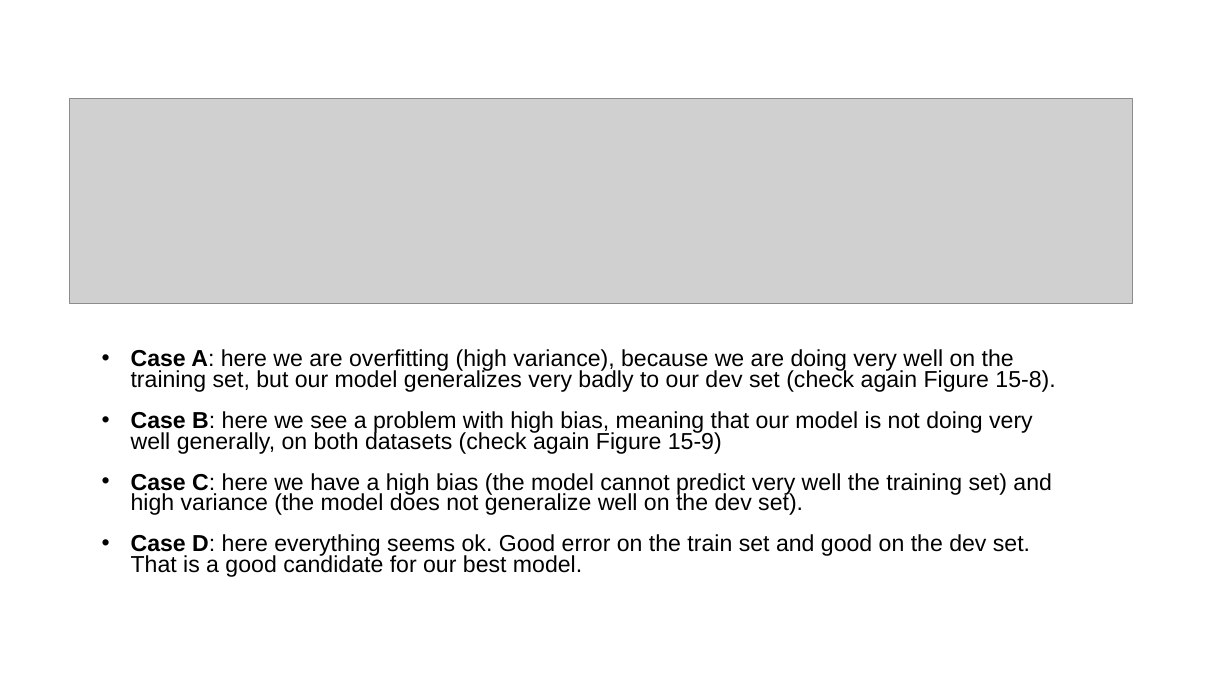
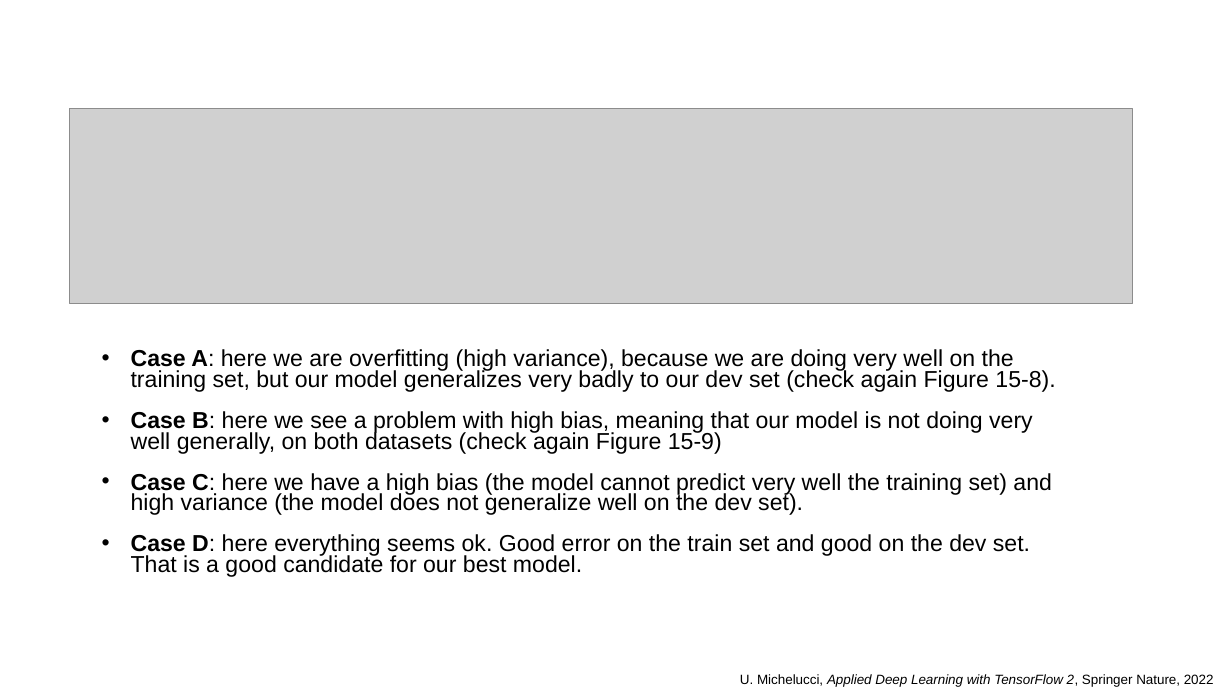
Before and after one commit to toelt-llc/MSCA-ITN-PARENT, a slide deck: slide 14 of DETERMINED2022/Introduction to model validation and unbalanced datasets/DETERMINED2022-toelt-Model_Validation_lecture_michelucci.pptx (slide 12 before the commit). Drawn at 1232x693 pixels with LibreOffice and Linux fonts; fonts in the diff are those of the drawing; grey boxes stand for pictures; background and template pictures are left out. Boxes give left, top, right and bottom in pixels: in the first picture for what was removed or moved away, otherwise in the second. Text is boxed around its words. In the diff, an @@ line names an element or a change of style, - is before the commit and + after.

```diff
--- a/DETERMINED2022/Introduction to model validation and unbalanced datasets/DETERMINED2022-toelt-Model_Validation_lecture_michelucci.pptx
+++ b/DETERMINED2022/Introduction to model validation and unbalanced datasets/DETERMINED2022-toelt-Model_Validation_lecture_michelucci.pptx
@@ picture resized from (x1=69, y1=99, x2=1132, y2=304) to (x1=69, y1=109, x2=1132, y2=304) @@
@@ text added at (x1=740, y1=674, x2=1214, y2=687), 10.5 pt, text #000000, italic @@
+U. Michelucci, Applied Deep Learning with TensorFlow 2, Springer Nature, 2022
```
Also in this commit, not shown: 6 other slides changed, 7 slides added, 2 slides removed, 2 other files.
